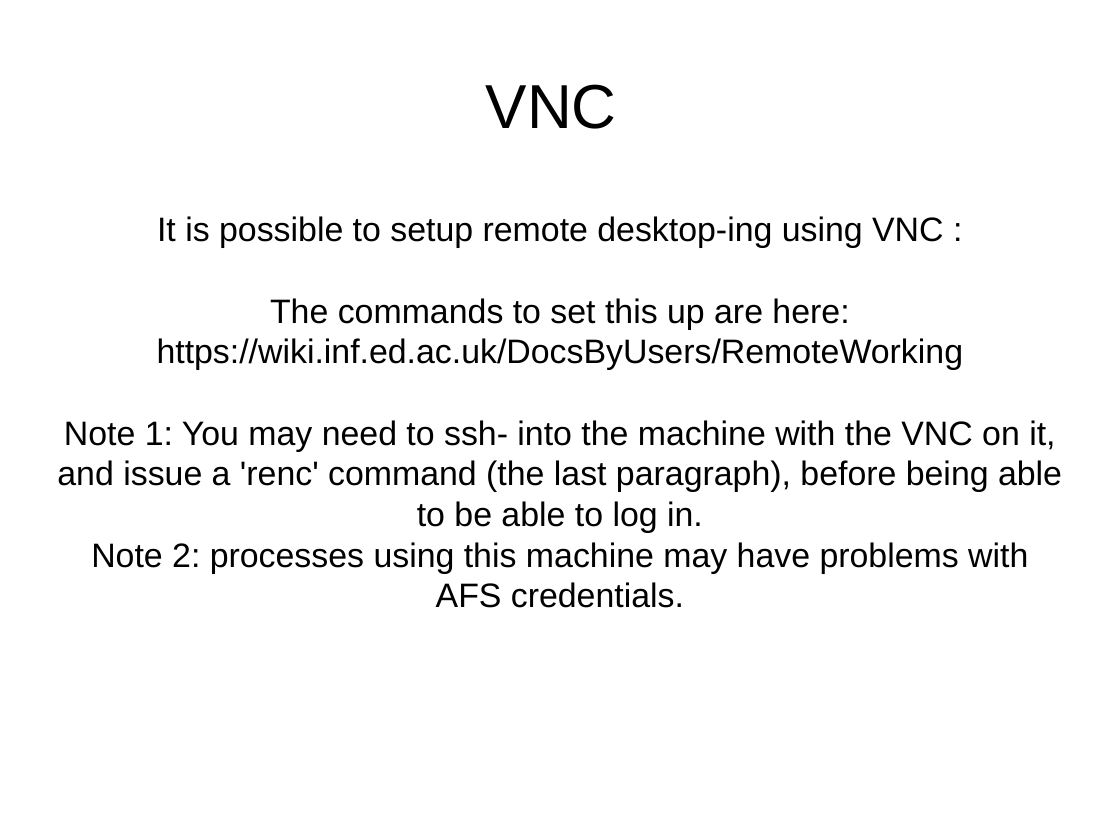
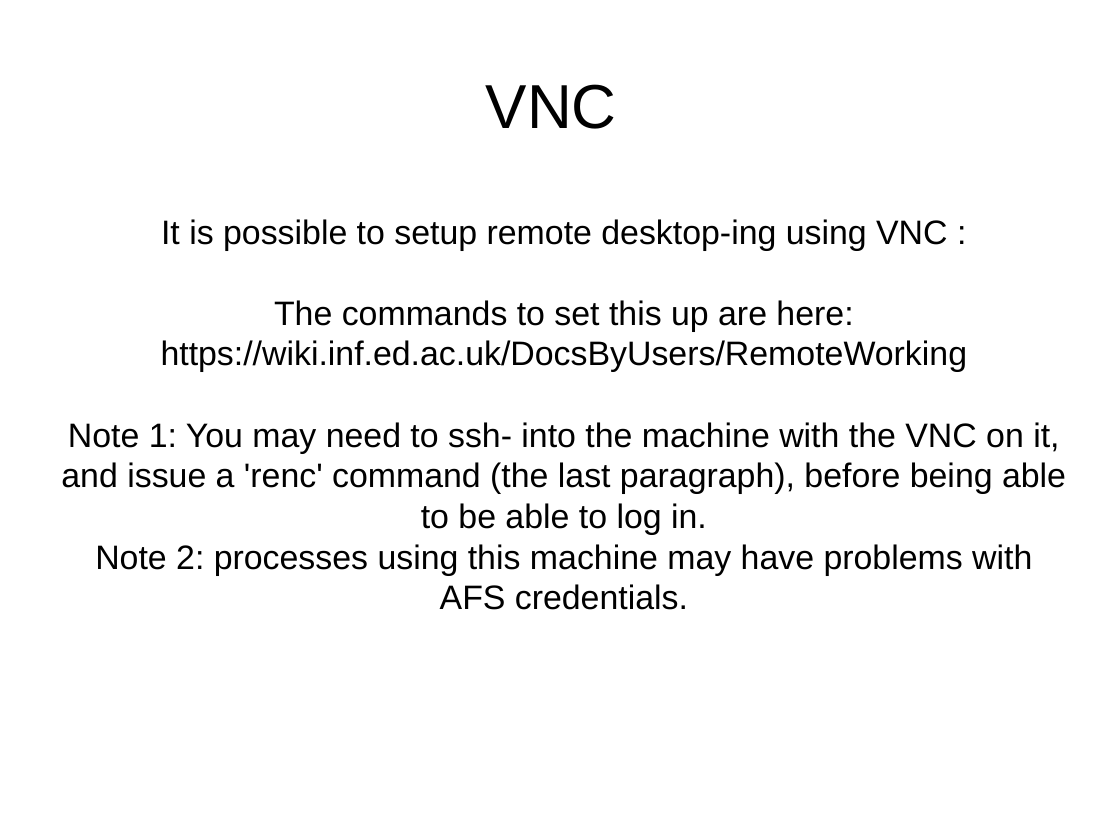
Before and after one commit to mikehulluk/IntroductionToResearchComputing, a slide deck: slide 18 of Wk2/WorkingRemotelyAndSynchronously.odp. Drawn at 1120x840 pixels with LibreOffice and Linux fonts; fonts in the diff are those of the drawing. Boxes give left, top, right and bottom in pixels: in the first picture for what was removed or moved away, otherwise in the second. Text is boxed around its words. In the diff, an @@ line names an element or a change of style, - is before the commit and + after.

Commit message:
Changes to Working remotely and synchronously

```diff
--- a/Wk2/WorkingRemotelyAndSynchronously.odp
+++ b/Wk2/WorkingRemotelyAndSynchronously.odp
@@ subtitle "It is possible to setup ...": place and size @@
-subtitle "It is possible to setup ..." at [57,216,1062,608]
+subtitle "It is possible to setup ..." at [61,219,1066,610]
```
